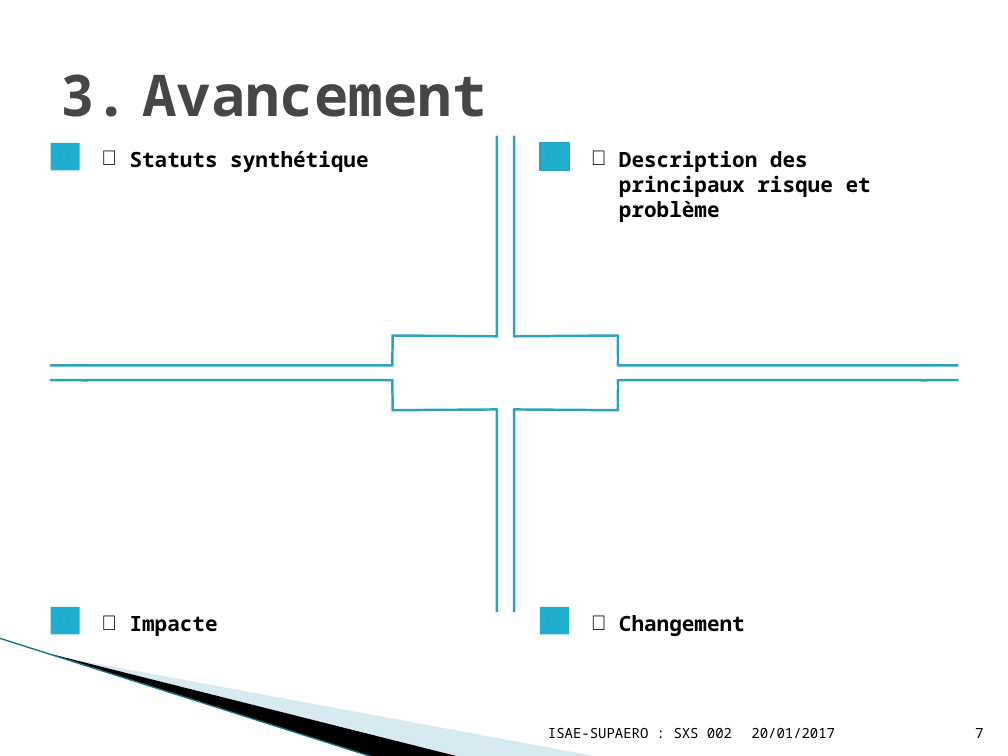
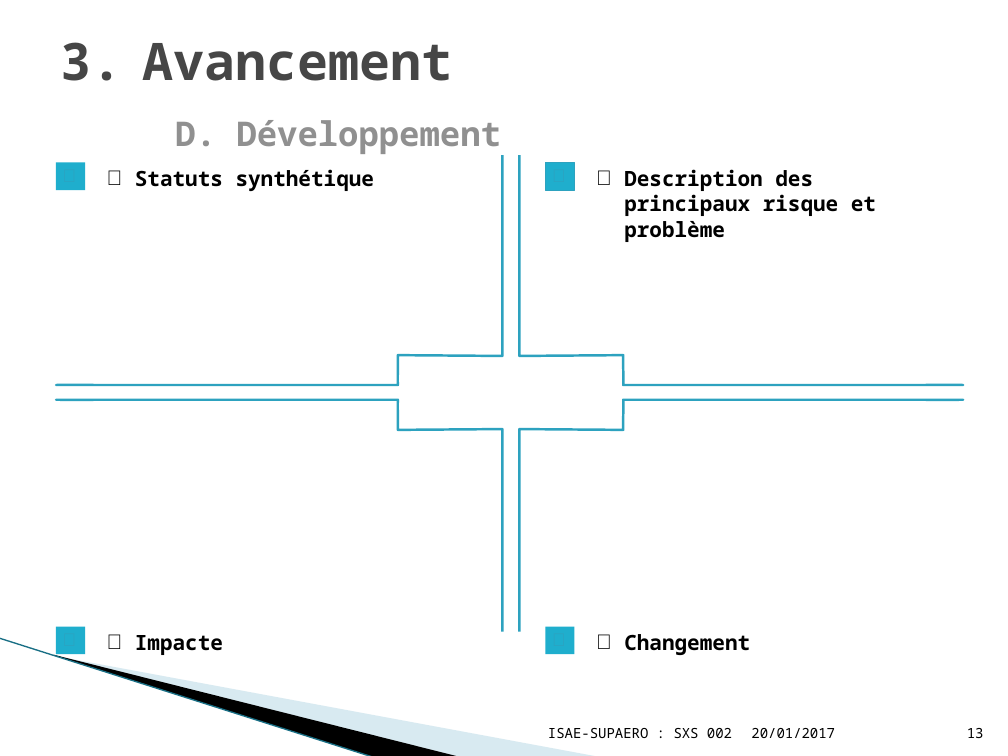
Before and after one commit to YuanxiangFranck/PIE_ISAE_Essais_Vol, a slide deck: slide 13 of gestion_projet/Project_Review03022017.pptx (slide 7 before the commit). Drawn at 1008x756 pixels with LibreOffice and Linux fonts; fonts in the diff are those of the drawing; background and template pictures are left out. Boxes give left, top, right and bottom in pixels: in the first picture for what was removed or moved away, otherwise in the second. Text is boxed around its words. In the diff, an @@ line names an element or a change of style, - is before the commit and + after.

```diff
--- a/gestion_projet/Project_Review03022017.pptx
+++ b/gestion_projet/Project_Review03022017.pptx
@@ title at box(142, 43, 502, 154): text changed; size 41 to 24.3 pt; text colour #464646 to #909090 @@
-3. Avancement
+3. Avancement
+   D. Développement
@@ 4 rectangles, 4 texts, 4 freeform shapes: place and size @@
-4 rectangles, 4 texts, 4 freeform shapes at box(50, 136, 958, 636)
+4 rectangles, 4 texts, 4 freeform shapes at box(55, 155, 963, 655)
@@ page number at box(967, 728, 984, 738): text changed @@
-7
+13
```
Also in this commit, not shown: 3 other slides changed, 7 slides added, 3 other files.
